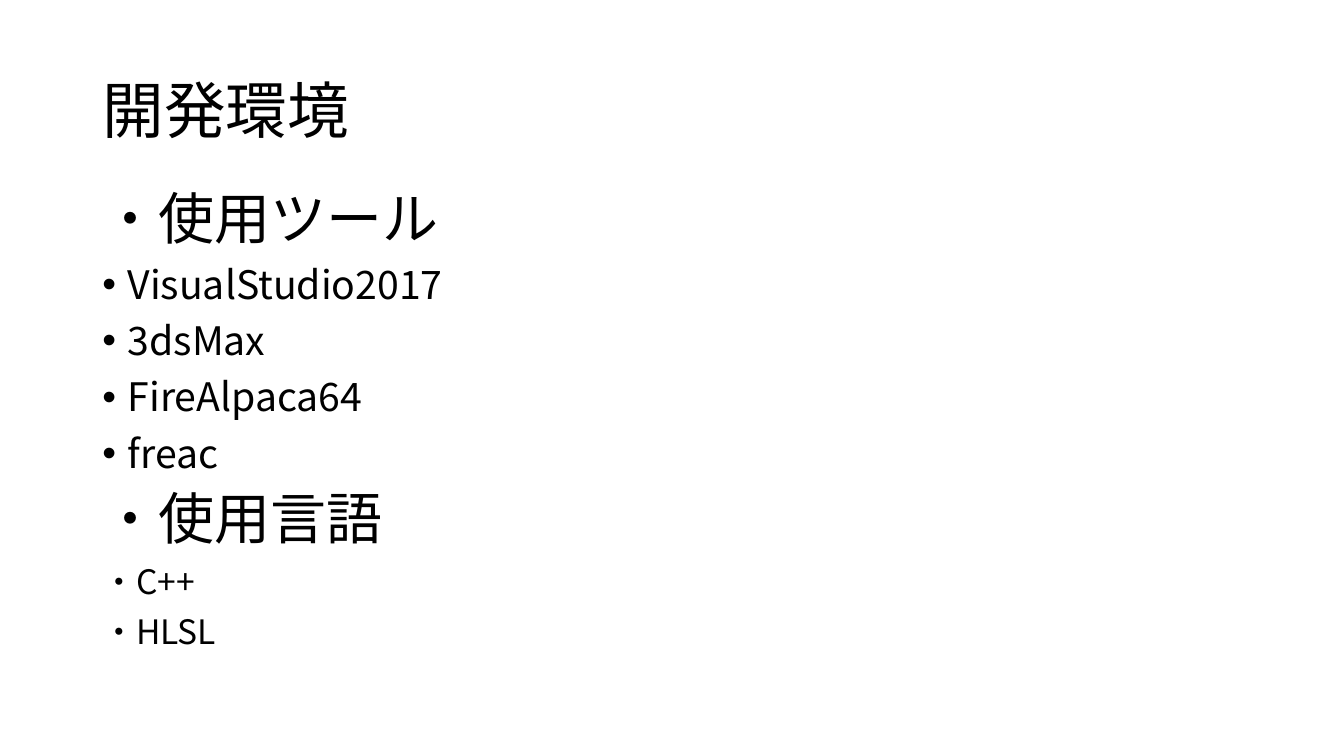
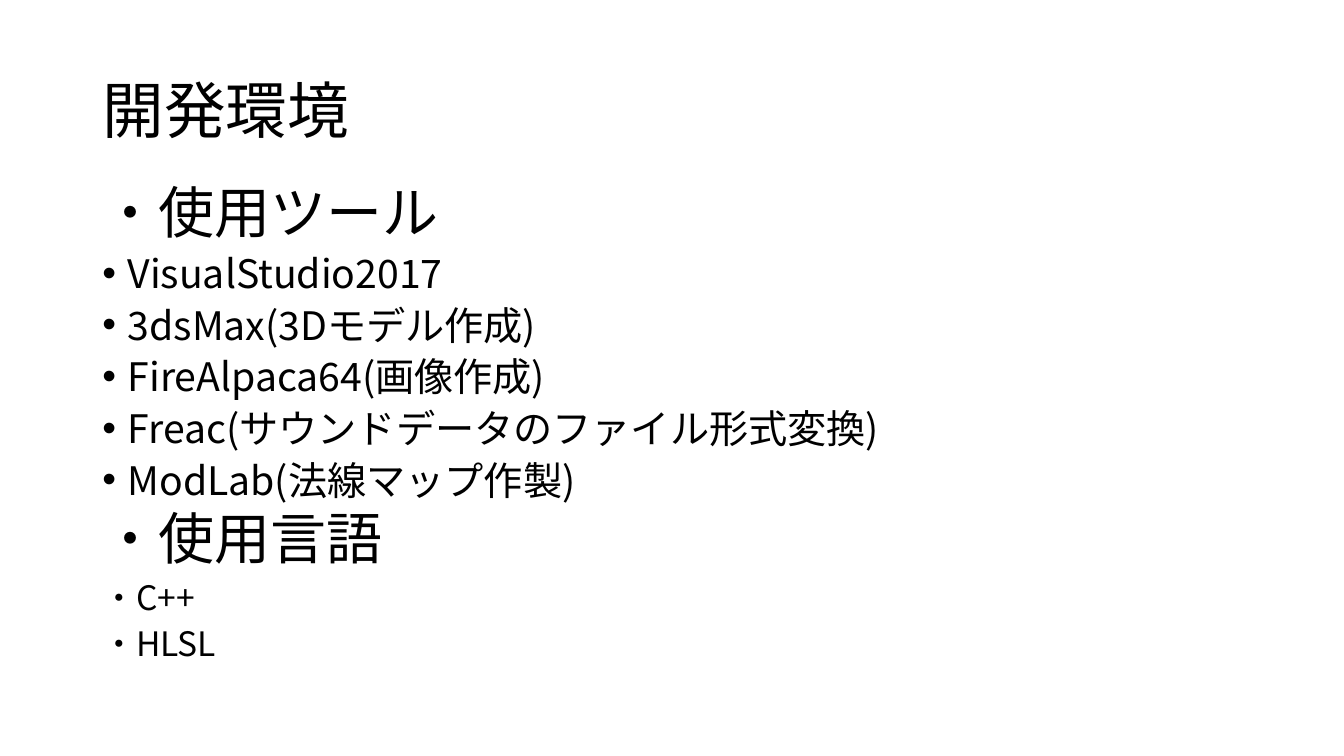
Before and after one commit to kyotento/KyotEngine, a slide deck: slide 3 of ポートフォリオ(仮).pptx. Drawn at 1344x756 pixels with LibreOffice and Linux fonts; fonts in the diff are those of the drawing. Boxes give left, top, right and bottom in pixels: in the first picture for what was removed or moved away, otherwise in the second. Text is boxed around its words. In the diff, an @@ line names an element or a change of style, - is before the commit and + after.

```diff
--- a/ポートフォリオ(仮).pptx
+++ b/ポートフォリオ(仮).pptx
@@ text at [102, 186, 443, 657]: line spacing 0.9 to 0.8 @@
@@ text at [128, 306, 879, 503]: text changed @@
-• 3dsMax
-• FireAlpaca64
-• freac
+• 3dsMax(3Dモデル作成)
+• FireAlpaca64(画像作成)
+• Freac(サウンドデータのファイル形式変換)
+• ModLab(法線マップ作製)
```
Also in this commit, not shown: 5 other slides changed, 1 slide added, 35 other files.
